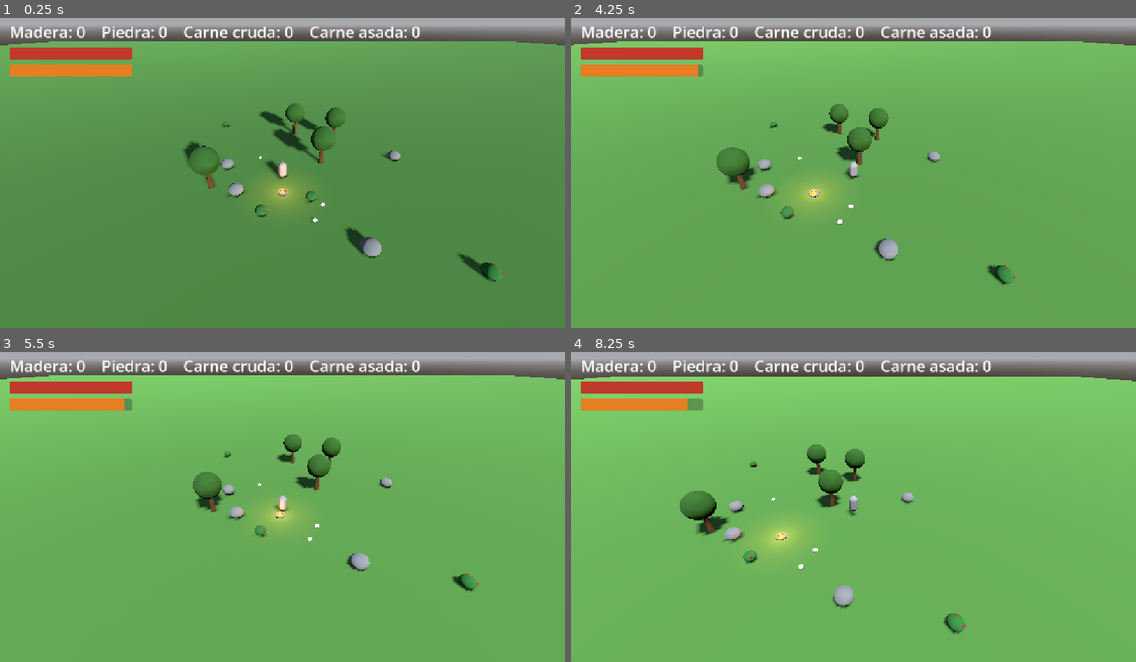
Above: before the commit, frames 1-4 (two rows, left to right).
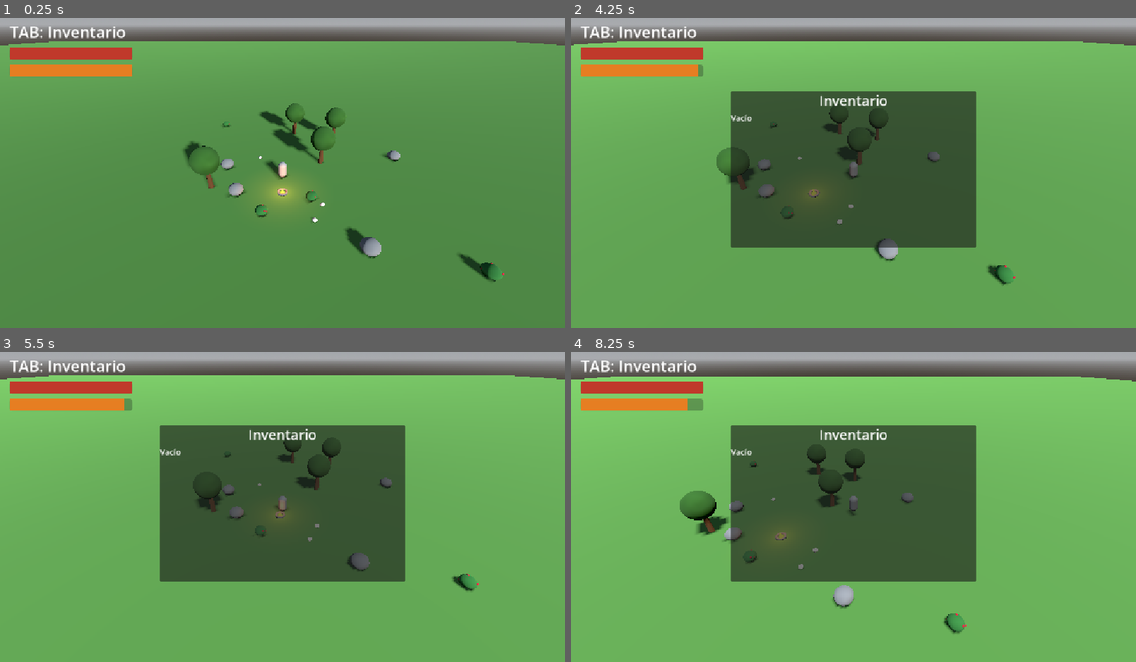
Above: after the commit, the same moments.

Repository: SergioC246/Wildborn
Game: Godot game, scene res://mundo.tscn
The game is run twice, just before and just after one commit, with the same random seed, the same clock (stepped at 60 frames per second) and the same inputs.
Inputs:
- Up to frame 1 (0.25 s): no input
- Up to frame 2 (4.25 s): hold D (mover_derecha) 0.53-1.28 s; tap F (comer) at 0.6, 2.3, 2.85 s; tap Space (saltar) at 0.77, 1.52, 3.02, 3.77 s; tap B (construir) at 0.8, 1.35, 3.05, 3.6 s; hold S (mover_atras) 1.28-2.03 s; tap E (interactuar) at 1.55, 2.1, 3.8 s; hold D (mover_derecha) 2.03-2.78 s; hold W (mover_adelante) 2.78-3.53 s; hold A (mover_izquierda) from 3.53 s (still down); tap Tab (inventario, bound only after the commit) at 4.15 s
- Up to frame 3 (5.5 s): tap E (interactuar) at 4.35 s; tap Space (saltar) at 4.52 s; tap F (comer) at 4.55, 5.1 s; release A (mover_izquierda) at 5.03 s; hold S (mover_atras) from 5.03 s (still down); tap B (construir) at 5.3 s
- Up to frame 4 (8.25 s): release S (mover_atras) at 5.78 s; hold D (mover_derecha) 5.78-6.53 s; tap B (construir) at 5.85, 7.55, 8.1 s; tap Space (saltar) at 6.02, 6.77, 7.52 s; tap E (interactuar) at 6.05, 6.6 s; hold W (mover_adelante) 6.53-7.28 s; tap F (comer) at 6.8, 7.35 s; hold D (mover_derecha) 7.28-8.03 s; hold S (mover_atras) from 8.03 s (still down)

The runs differ from the first frame. In frame 1, 1.2% of the frame differs, in the area x 1-75%, y 2-7%; in frame 2, 23%; in frame 3, 23%; in frame 4, 23%, in the area x 1-75%, y 2-75%.

Commit message:
Inventario generico con diccionario y ventana con TAB

Diff:
--- a/jugador.gd
+++ b/jugador.gd
@@ -2,30 +2,35 @@
 
 const SPEED = 5.0
 const JUMP_VELOCITY = 4.5
-const COSTE_HOGUERA_MADERA = 5
-const COSTE_HOGUERA_PIEDRA = 3
 const ESCENA_HOGUERA = preload("res://hoguera.tscn")
+const COSTE_HOGUERA = {"madera": 5, "piedra": 3}
 
 const HAMBRE_CARNE_CRUDA = 10
 const DANO_CARNE_CRUDA = 10
 const HAMBRE_CARNE_ASADA = 40
+
+const NOMBRES = {
+	"madera": "Madera",
+	"piedra": "Piedra",
+	"carne_cruda": "Carne cruda",
+	"carne_asada": "Carne asada",
+}
 
 @export var vida_maxima: float = 100.0
 @export var hambre_maxima: float = 100.0
 @export var velocidad_hambre: float = 2.0
 @export var dano_por_hambre: float = 5.0
 
-var madera = 0
-var piedra = 0
-var carne_cruda = 0
-var carne_asada = 0
+var inventario = {}
 var vida: float
 var hambre: float
 var posicion_inicial: Vector3
 
-@onready var contador_madera = $CanvasLayer/ContadorMadera
+@onready var texto_ayuda = $CanvasLayer/ContadorMadera
 @onready var barra_vida = $CanvasLayer/BarraVida
 @onready var barra_hambre = $CanvasLayer/BarraHambre
+@onready var panel_inventario = $CanvasLayer/Inventario
+@onready var casillas = $CanvasLayer/Inventario/VBoxContainer/Casillas
 
 
 func _ready() -> void:
@@ -34,8 +39,10 @@
 	hambre = hambre_maxima
 	barra_vida.max_value = vida_maxima
 	barra_hambre.max_value = hambre_maxima
-	actualizar_contador()
-	actualizar_barras()
+	texto_ayuda.text = "TAB: Inventario"
+	panel_inventario.visible = false
+	actualizar_barras()
+	actualizar_inventario_ui()
 
 
 func _process(delta: float) -> void:
@@ -43,6 +50,8 @@
 		construir_hoguera()
 	if Input.is_action_just_pressed("comer"):
 		comer_carne()
+	if Input.is_action_just_pressed("inventario"):
+		panel_inventario.visible = not panel_inventario.visible
 	actualizar_supervivencia(delta)
 
 
@@ -68,6 +77,48 @@
 	move_and_slide()
 
 
+# ---------- INVENTARIO ----------
+
+func cantidad_de(item: String) -> int:
+	return inventario.get(item, 0)
+
+
+func agregar_item(item: String, cantidad: int) -> void:
+	inventario[item] = cantidad_de(item) + cantidad
+	actualizar_inventario_ui()
+
+
+func quitar_item(item: String, cantidad: int) -> void:
+	inventario[item] = cantidad_de(item) - cantidad
+	if inventario[item] <= 0:
+		inventario.erase(item)
+	actualizar_inventario_ui()
+
+
+func actualizar_inventario_ui() -> void:
+	for hijo in casillas.get_children():
+		casillas.remove_child(hijo)
+		hijo.queue_free()
+
+	if inventario.is_empty():
+		var vacio = Label.new()
+		vacio.text = "Vacío"
+		casillas.add_child(vacio)
+		return
+
+	for item in inventario:
+		var casilla = PanelContainer.new()
+		casilla.custom_minimum_size = Vector2(110, 80)
+		var etiqueta = Label.new()
+		etiqueta.text = NOMBRES.get(item, item) + "\n" + str(inventario[item])
+		etiqueta.horizontal_alignment = HORIZONTAL_ALIGNMENT_CENTER
+		etiqueta.vertical_alignment = VERTICAL_ALIGNMENT_CENTER
+		casilla.add_child(etiqueta)
+		casillas.add_child(casilla)
+
+
+# ---------- SUPERVIVENCIA ----------
+
 func actualizar_supervivencia(delta: float) -> void:
 	hambre = max(hambre - velocidad_hambre * delta, 0.0)
 	if hambre <= 0.0:
@@ -79,16 +130,13 @@
 
 func morir() -> void:
 	print("Has muerto. Pierdes todo lo que llevabas.")
-	madera = 0
-	piedra = 0
-	carne_cruda = 0
-	carne_asada = 0
+	inventario.clear()
 	vida = vida_maxima
 	hambre = hambre_maxima
 	global_position = posicion_inicial
 	velocity = Vector3.ZERO
-	actualizar_contador()
-	actualizar_barras()
+	actualizar_barras()
+	actualizar_inventario_ui()
 
 
 func actualizar_barras() -> void:
@@ -97,61 +145,57 @@
 
 
 func agregar_recurso(tipo: String, cantidad: int) -> void:
-	if tipo == "madera":
-		madera += cantidad
-	elif tipo == "piedra":
-		piedra += cantidad
-	elif tipo == "bayas":
+	if tipo == "bayas":
 		comer(cantidad)
-	elif tipo == "carne_cruda":
-		carne_cruda += cantidad
-	actualizar_contador()
+	else:
+		agregar_item(tipo, cantidad)
 
 
 func comer(cantidad: int) -> void:
 	hambre = min(hambre + cantidad, hambre_maxima)
 	actualizar_barras()
-	print("¡Ñam! Hambre: ", hambre)
 
 
 func comer_carne() -> void:
-	if carne_asada > 0:
-		carne_asada -= 1
+	if cantidad_de("carne_asada") > 0:
+		quitar_item("carne_asada", 1)
 		comer(HAMBRE_CARNE_ASADA)
 		print("¡Carne asada! Deliciosa.")
-	elif carne_cruda > 0:
-		carne_cruda -= 1
+	elif cantidad_de("carne_cruda") > 0:
+		quitar_item("carne_cruda", 1)
 		comer(HAMBRE_CARNE_CRUDA)
 		vida = max(vida - DANO_CARNE_CRUDA, 0.0)
+		actualizar_barras()
 		print("Carne cruda... te sienta mal.")
 	else:
 		print("No tienes carne.")
-	actualizar_contador()
-	actualizar_barras()
 
 
 func cocinar_carne() -> void:
-	if carne_cruda > 0:
-		carne_cruda -= 1
-		carne_asada += 1
-		actualizar_contador()
+	if cantidad_de("carne_cruda") > 0:
+		quitar_item("carne_cruda", 1)
+		agregar_item("carne_asada", 1)
 		print("Has asado un trozo de carne.")
 	else:
 		print("No tienes carne cruda para cocinar.")
 
 
-func actualizar_contador() -> void:
-	contador_madera.text = "Madera: " + str(madera) + "    Piedra: " + str(piedra) + "    Carne cruda: " + str(carne_cruda) + "    Carne asada: " + str(carne_asada)
+# ---------- CONSTRUCCIÓN ----------
+
+func tiene_materiales(coste: Dictionary) -> bool:
+	for item in coste:
+		if cantidad_de(item) < coste[item]:
+			return false
+	return true
 
 
 func construir_hoguera() -> void:
-	if madera < COSTE_HOGUERA_MADERA or piedra < COSTE_HOGUERA_PIEDRA:
-		print("Necesitas ", COSTE_HOGUERA_MADERA, " de madera y ", COSTE_HOGUERA_PIEDRA, " de piedra")
+	if not tiene_materiales(COSTE_HOGUERA):
+		print("Necesitas: ", COSTE_HOGUERA)
 		return
 
-	madera -= COSTE_HOGUERA_MADERA
-	piedra -= COSTE_HOGUERA_PIEDRA
-	actualizar_contador()
+	for item in COSTE_HOGUERA:
+		quitar_item(item, COSTE_HOGUERA[item])
 
 	var hoguera = ESCENA_HOGUERA.instantiate()
 	get_parent().add_child(hoguera)
--- a/jugador.tscn
+++ b/jugador.tscn
@@ -50,3 +50,30 @@
 theme_override_styles/fill = SubResource("StyleBoxFlat_omvyu")
 value = 100.0
 show_percentage = false
+
+[node name="Inventario" type="PanelContainer" parent="CanvasLayer" unique_id=2114533566]
+custom_minimum_size = Vector2(500, 320)
+anchors_preset = 8
+anchor_left = 0.5
+anchor_top = 0.5
+anchor_right = 0.5
+anchor_bottom = 0.5
+offset_left = -250.0
+offset_top = -160.0
+offset_right = 250.0
+offset_bottom = 160.0
+grow_horizontal = 2
+grow_vertical = 2
+
+[node name="VBoxContainer" type="VBoxContainer" parent="CanvasLayer/Inventario" unique_id=1829046518]
+layout_mode = 2
+
+[node name="Titulo" type="Label" parent="CanvasLayer/Inventario/VBoxContainer" unique_id=1681477880]
+layout_mode = 2
+theme_override_font_sizes/font_size = 28
+text = "Inventario"
+horizontal_alignment = 1
+
+[node name="Casillas" type="GridContainer" parent="CanvasLayer/Inventario/VBoxContainer" unique_id=2030798272]
+layout_mode = 2
+columns = 4
--- a/project.godot
+++ b/project.godot
@@ -62,6 +62,11 @@
 "events": [Object(InputEventKey,"resource_local_to_scene":false,"resource_name":"","device":-1,"window_id":0,"alt_press …(192 unchanged characters)…
 ]
 }
+inventario={
+"deadzone": 0.2,
+"events": [Object(InputEventKey,"resource_local_to_scene":false,"resource_name":"","device":-1,"window_id":0,"alt_pressed":false,"shift_pressed":false,"ctrl_pressed":false,"meta_pressed":false,"pressed":false,"keycode":0,"physical_keycode":4194306,"key_label":0,"unicode":0,"location":0,"echo":false,"script":null)
+]
+}
 
 [physics]
 
